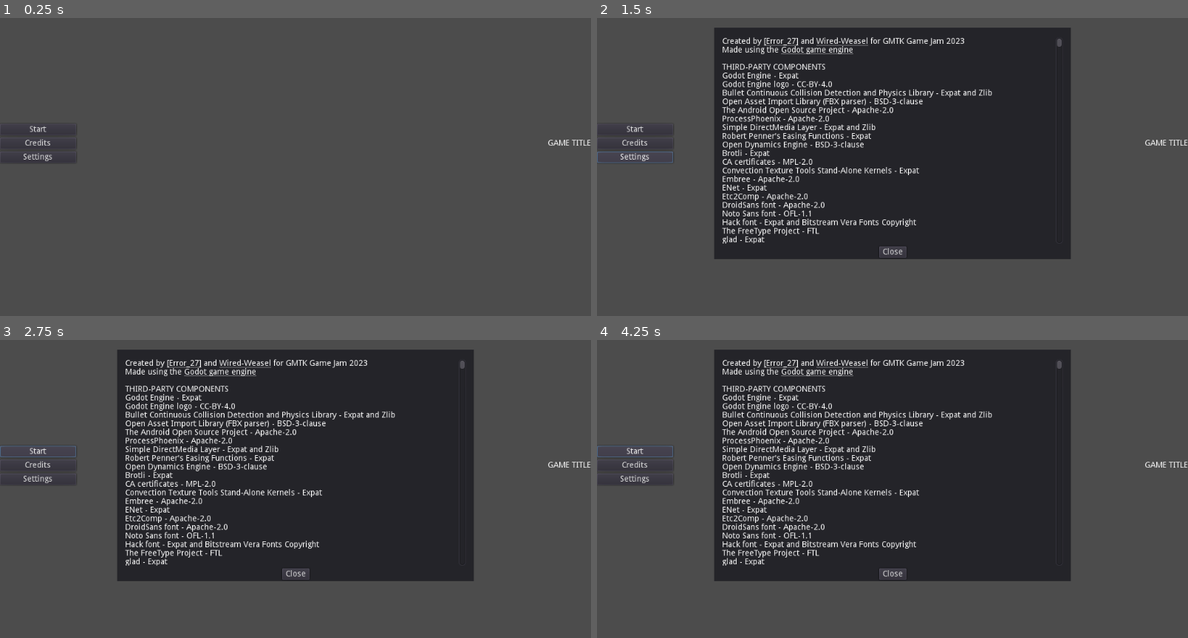
Above: before the commit, frames 1-4 (two rows, left to right).
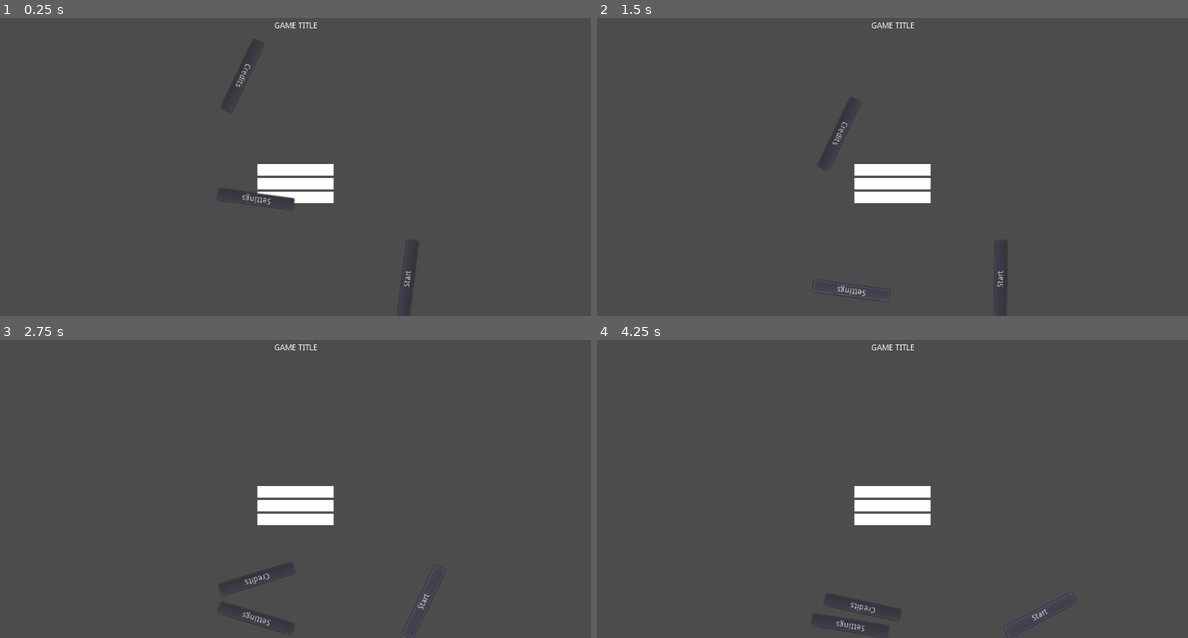
Above: after the commit, the same moments.

Repository: error-27/gmtk2023
Game: Godot game, scene res://scenes/StartScreen.tscn
The game is run twice, just before and just after one commit, with the same random seed, the same clock (stepped at 60 frames per second) and the same inputs.
Inputs:
- Up to frame 1 (0.25 s): no input
- Up to frame 2 (1.5 s): click "Credits" at 0.5 s; click "Settings" at 1.25 s
- Up to frame 3 (2.75 s): click "Start" at 2 s
- Up to frame 4 (4.25 s): click "Start" at 2.75 s; click "Start" at 3.5 s

The runs differ from the first frame. In frame 1, 1.9% of the frame differs, in the area x 0-100%, y 1-99%; in frame 2, 45%; in frame 3, 45%; in frame 4, 45%, in the area x 0-100%, y 1-100%.

Commit message:
Startscreen cold open

Diff:
--- a/scenes/StartScreen.tscn
+++ b/scenes/StartScreen.tscn
@@ -1,7 +1,27 @@
-[gd_scene load_steps=3 format=2]
+[gd_scene load_steps=11 format=2]
 
 [ext_resource path="res://assets/MenuTheme.tres" type="Theme" id=1]
 [ext_resource path="res://scripts/ui/StartScreen.gd" type="Script" id=2]
+[ext_resource path="res://scripts/ui/FakeButton.gd" type="Script" id=3]
+
+[sub_resource type="CircleShape2D" id=7]
+
+[sub_resource type="PhysicsMaterial" id=6]
+bounce = 0.7
+
+[sub_resource type="RectangleShape2D" id=1]
+extents = Vector2( 65, 11 )
+
+[sub_resource type="LineShape2D" id=2]
+normal = Vector2( 1, 0 )
+
+[sub_resource type="LineShape2D" id=3]
+normal = Vector2( -1, 0 )
+
+[sub_resource type="LineShape2D" id=4]
+normal = Vector2( 0, 1 )
+
+[sub_resource type="LineShape2D" id=5]
 
 [node name="StartScreen" type="Control"]
 anchor_right = 1.0
@@ -10,22 +30,70 @@
 script = ExtResource( 2 )
 
 [node name="Title" type="Label" parent="."]
-anchor_left = 1.0
-anchor_top = 0.5
-anchor_right = 1.0
-anchor_bottom = 0.5
-margin_left = -75.0
-margin_top = -7.0
-margin_bottom = 7.0
+anchor_left = 0.5
+anchor_right = 0.5
+margin_left = -37.5
+margin_top = 89.0
+margin_right = 37.5
+margin_bottom = 103.0
 theme = ExtResource( 1 )
 text = "GAME TITLE"
 
+[node name="ButtonHints" type="VBoxContainer" parent="."]
+anchor_left = 0.5
+anchor_top = 0.5
+anchor_right = 0.5
+anchor_bottom = 0.5
+margin_left = -66.0
+margin_top = 36.0
+margin_right = 66.0
+margin_bottom = 104.0
+grow_vertical = 2
+
+[node name="Start" type="ColorRect" parent="ButtonHints"]
+margin_right = 132.0
+margin_bottom = 20.0
+size_flags_vertical = 3
+
+[node name="Start" type="Area2D" parent="ButtonHints/Start"]
+position = Vector2( 64, 10 )
+
+[node name="CollisionShape2D" type="CollisionShape2D" parent="ButtonHints/Start/Start"]
+shape = SubResource( 7 )
+
+[node name="Credits" type="ColorRect" parent="ButtonHints"]
+margin_top = 24.0
+margin_right = 132.0
+margin_bottom = 44.0
+size_flags_vertical = 3
+
+[node name="Credits" type="Area2D" parent="ButtonHints/Credits"]
+position = Vector2( 64, 10 )
+
+[node name="CollisionShape2D" type="CollisionShape2D" parent="ButtonHints/Credits/Credits"]
+shape = SubResource( 7 )
+
+[node name="Settings" type="ColorRect" parent="ButtonHints"]
+margin_top = 48.0
+margin_right = 132.0
+margin_bottom = 68.0
+size_flags_vertical = 3
+
+[node name="Settings" type="Area2D" parent="ButtonHints/Settings"]
+position = Vector2( 64, 10 )
+
+[node name="CollisionShape2D" type="CollisionShape2D" parent="ButtonHints/Settings/Settings"]
+shape = SubResource( 7 )
+
 [node name="Buttons" type="VBoxContainer" parent="."]
-anchor_top = 0.5
-anchor_bottom = 0.5
-margin_top = -34.0
-margin_right = 132.0
-margin_bottom = 34.0
+anchor_left = 0.5
+anchor_top = 0.5
+anchor_right = 0.5
+anchor_bottom = 0.5
+margin_left = -66.0
+margin_top = 36.0
+margin_right = 66.0
+margin_bottom = 104.0
 grow_vertical = 2
 
 [node name="StartButton" type="Button" parent="Buttons"]
@@ -44,6 +112,74 @@
 margin_right = 132.0
 margin_bottom = 68.0
 text = "Settings"
+
+[node name="FakeButtons" type="Node2D" parent="."]
+
+[node name="Start" type="RigidBody2D" parent="FakeButtons"]
+input_pickable = true
+mass = 8.03
+physics_material_override = SubResource( 6 )
+gravity_scale = 2.0
+script = ExtResource( 3 )
+
+[node name="StartButton" type="Button" parent="FakeButtons/Start"]
+anchor_left = 0.5
+anchor_top = 0.5
+anchor_right = 0.5
+anchor_bottom = 0.5
+margin_left = -66.0
+margin_top = -10.0
+margin_right = 66.0
+margin_bottom = 10.0
+mouse_default_cursor_shape = 6
+text = "Start"
+
+[node name="CollisionShape2D" type="CollisionShape2D" parent="FakeButtons/Start"]
+shape = SubResource( 1 )
+
+[node name="Settings" type="RigidBody2D" parent="FakeButtons"]
+input_pickable = true
+mass = 8.03
+physics_material_override = SubResource( 6 )
+gravity_scale = 2.0
+script = ExtResource( 3 )
+
+[node name="SettingsButton" type="Button" parent="FakeButtons/Settings"]
+anchor_left = 0.5
+anchor_top = 0.5
+anchor_right = 0.5
+anchor_bottom = 0.5
+margin_left = -66.0
+margin_top = -10.0
+margin_right = 66.0
+margin_bottom = 10.0
+mouse_default_cursor_shape = 6
+text = "Settings"
+
+[node name="CollisionShape2D" type="CollisionShape2D" parent="FakeButtons/Settings"]
+shape = SubResource( 1 )
+
+[node name="Credits" type="RigidBody2D" parent="FakeButtons"]
+input_pickable = true
+mass = 8.03
+physics_material_override = SubResource( 6 )
+gravity_scale = 2.0
+script = ExtResource( 3 )
+
+[node name="CreditsButton" type="Button" parent="FakeButtons/Credits"]
+anchor_left = 0.5
+anchor_top = 0.5
+anchor_right = 0.5
+anchor_bottom = 0.5
+margin_left = -66.0
+margin_top = -10.0
+margin_right = 66.0
+margin_bottom = 10.0
+mouse_default_cursor_shape = 6
+text = "Credits"
+
+[node name="CollisionShape2D" type="CollisionShape2D" parent="FakeButtons/Credits"]
+shape = SubResource( 1 )
 
 [node name="CreditsPanel" type="Panel" parent="."]
 visible = false
@@ -76,6 +212,36 @@
 margin_bottom = -2.0
 text = "Close"
 
+[node name="Walls" type="Node" parent="."]
+
+[node name="LeftWall" type="StaticBody2D" parent="Walls"]
+
+[node name="CollisionShape2D" type="CollisionShape2D" parent="Walls/LeftWall"]
+shape = SubResource( 2 )
+
+[node name="RightWall" type="StaticBody2D" parent="Walls"]
+position = Vector2( 1024, 0 )
+
+[node name="CollisionShape2D" type="CollisionShape2D" parent="Walls/RightWall"]
+shape = SubResource( 3 )
+
+[node name="TopWall" type="StaticBody2D" parent="Walls"]
+
+[node name="CollisionShape2D" type="CollisionShape2D" parent="Walls/TopWall"]
+shape = SubResource( 4 )
+
+[node name="BottomWall" type="StaticBody2D" parent="Walls"]
+
+[node name="CollisionShape2D" type="CollisionShape2D" parent="Walls/BottomWall"]
+position = Vector2( 0, 600 )
+shape = SubResource( 5 )
+
 [connection signal="pressed" from="Buttons/CreditsButton" to="." method="_on_CreditsButton_pressed"]
+[connection signal="button_down" from="FakeButtons/Start/StartButton" to="FakeButtons/Start" method="_pressed"]
+[connection signal="button_up" from="FakeButtons/Start/StartButton" to="FakeButtons/Start" method="_let_go"]
+[connection signal="button_down" from="FakeButtons/Settings/SettingsButton" to="FakeButtons/Settings" method="_pressed"]
+[connection signal="button_up" from="FakeButtons/Settings/SettingsButton" to="FakeButtons/Settings" method="_let_go"]
+[connection signal="button_down" from="FakeButtons/Credits/CreditsButton" to="FakeButtons/Credits" method="_pressed"]
+[connection signal="button_up" from="FakeButtons/Credits/CreditsButton" to="FakeButtons/Credits" method="_let_go"]
 [connection signal="meta_clicked" from="CreditsPanel/RichTextLabel" to="." method="_credits_links"]
 [connection signal="pressed" from="CreditsPanel/CloseButton" to="." method="_on_CloseButton_pressed"]
--- /dev/null
+++ b/scripts/ui/FakeButton.gd
@@ -0,0 +1,26 @@
+extends RigidBody2D
+
+
+var held: bool = false
+onready var snap_area: Area2D = get_parent().get_parent().get_node("ButtonHints").get_node(name).get_node(name)
+
+# Immobilize when clicked
+func _pressed():
+	held = true
+	mode = MODE_STATIC
+
+# Mobilize when unclicked
+func _let_go():
+	held = false
+	mode = MODE_RIGID
+	apply_central_impulse(Input.get_last_mouse_speed() * 2)
+
+# Change positions and such, and piece things back together when needed
+func _physics_process(delta):
+	if held:
+		global_transform.origin = get_global_mouse_position()
+		if abs(global_position.y - snap_area.global_position.y) < 10 and abs(global_position.x - snap_area.global_position.x) < 20:
+			snap_area.get_parent().modulate.a = 0
+			get_parent().get_parent().get_node("Buttons").get_node(name + "Button").disabled = false
+			get_parent().get_parent().get_node("Buttons").get_node(name + "Button").modulate.a = 1
+			queue_free()
--- a/scripts/ui/StartScreen.gd
+++ b/scripts/ui/StartScreen.gd
@@ -24,6 +24,8 @@
 	# Set label to that
 	credits_label.bbcode_text = copyright_text
 
+	cold_open()
+
 
 func _credits_links(meta):
 	OS.shell_open(meta)
@@ -36,3 +38,17 @@
 
 func _on_CreditsButton_pressed():
 	$CreditsPanel.show()
+
+# Run the cold open sequence to have the funny thing happen
+func cold_open():
+	randomize()
+	$Buttons/CreditsButton.disabled = true
+	$Buttons/StartButton.disabled = true
+	$Buttons/SettingsButton.disabled = true
+	$Buttons/CreditsButton.modulate.a = 0
+	$Buttons/StartButton.modulate.a = 0
+	$Buttons/SettingsButton.modulate.a = 0
+	$FakeButtons.show()
+	for button in $FakeButtons.get_children():
+		(button as RigidBody2D).set_position(Vector2(rand_range(OS.window_size.x - 40, 132), rand_range(OS.window_size.y - 10, 132)))
+		(button as RigidBody2D).rotate(rand_range(0, 6))
